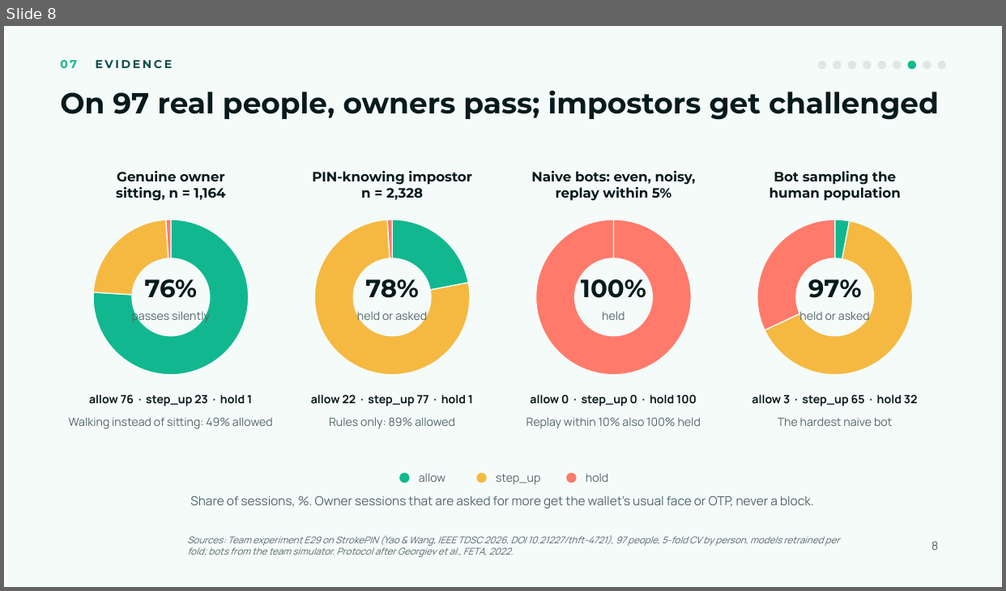
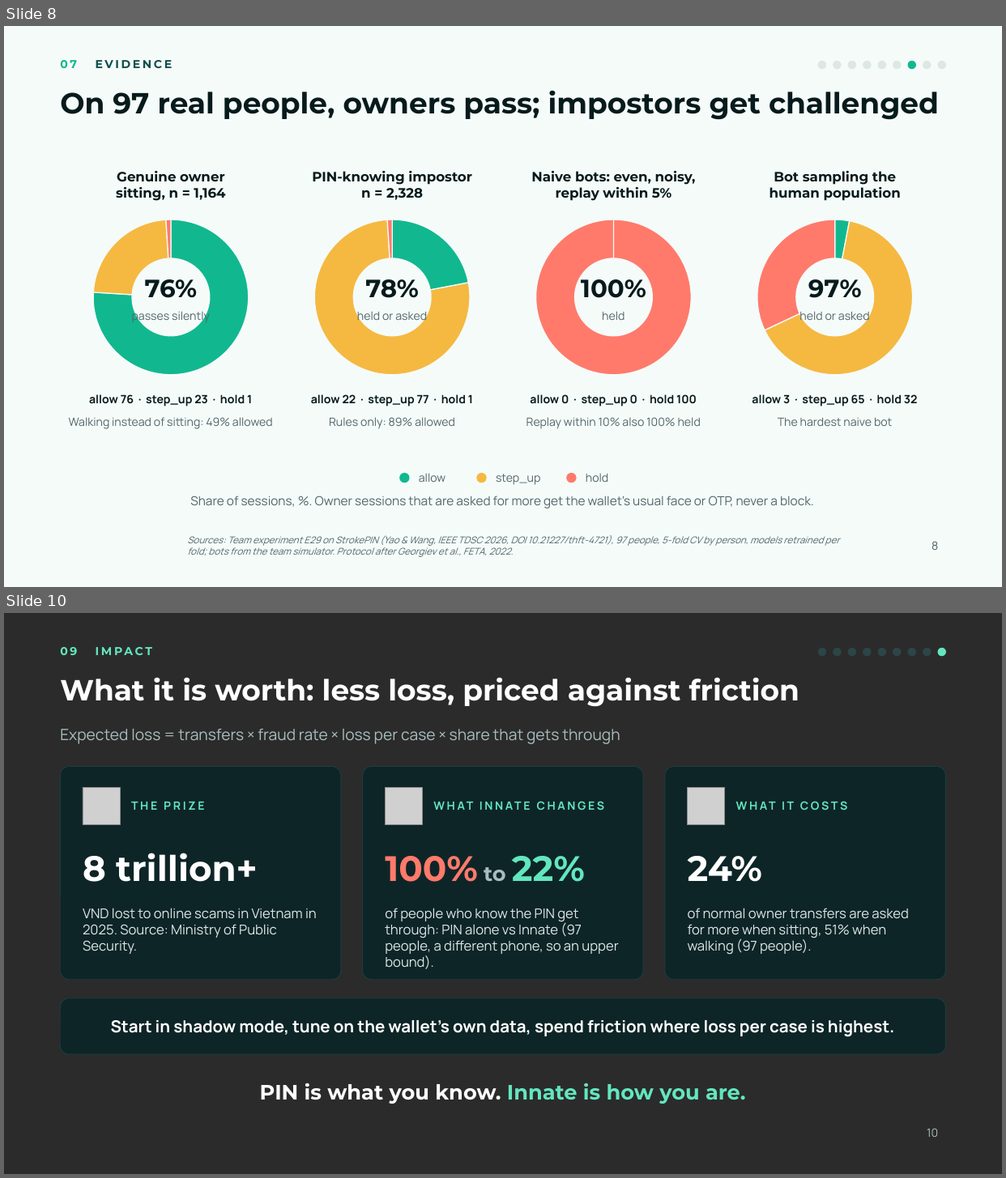
Before and after one commit to Odylytics/Innate_Odylytics, a slide deck: submission/Slide/Innate-slides.pptx. Shown one above the other, each under a label of ours: slide 8 before the commit, slides 8 and 10 after it; the slides between them are not shown. The pictures are 1006x591 and 1006x1178 pixels, drawn with LibreOffice and Linux fonts; fonts in the diff are those of the drawing; grey boxes stand for pictures; background and template pictures are left out; a plain dark background stands for a picture behind light text. Boxes give left, top, right and bottom in pixels: in the first picture for what was removed or moved away, otherwise in the second. Text is boxed around its words. In the diff, an @@ line names an element or a change of style, - is before the commit and + after.

```diff
--- a/submission/Slide/Innate-slides.pptx
+++ b/submission/Slide/Innate-slides.pptx
@@ slide 10 added at (x1=4, y1=613, x2=1002, y2=1174), background picture (left out) @@
@@ text added at (x1=60, y1=647, x2=77, y2=655), 11 pt, text #63E6BE, bold @@
+09 IMPACT
@@ ellipse added at (x1=819, y1=648, x2=826, y2=656), fill #2C4547, outline #2C4547 1 pt @@
@@ ellipse added at (x1=833, y1=648, x2=841, y2=656), fill #2C4547, outline #2C4547 1 pt @@
@@ ellipse added at (x1=849, y1=648, x2=856, y2=656), fill #2C4547, outline #2C4547 1 pt @@
@@ ellipse added at (x1=863, y1=648, x2=871, y2=656), fill #2C4547, outline #2C4547 1 pt @@
@@ ellipse added at (x1=879, y1=648, x2=886, y2=656), fill #2C4547, outline #2C4547 1 pt @@
@@ ellipse added at (x1=893, y1=648, x2=901, y2=656), fill #2C4547, outline #2C4547 1 pt @@
@@ ellipse added at (x1=908, y1=648, x2=916, y2=656), fill #2C4547, outline #2C4547 1 pt @@
@@ ellipse added at (x1=923, y1=648, x2=931, y2=656), fill #2C4547, outline #2C4547 1 pt @@
@@ ellipse added at (x1=938, y1=648, x2=946, y2=656), fill #63E6BE, outline #63E6BE 1 pt @@
@@ title added at (x1=60, y1=677, x2=799, y2=707), 28 pt, text #FFFFFF, bold @@
+What it is worth: less loss, priced against friction
@@ text added at (x1=60, y1=729, x2=620, y2=744), 15 pt, text #A9BDBD @@
+Expected loss = transfers × fraud rate × loss per case × share that gets through
@@ rounded rectangle added at (x1=60, y1=766, x2=341, y2=980), fill #0E2527, outline #1F3C3E 0.75 pt @@
@@ rounded rectangle added at (x1=363, y1=766, x2=643, y2=980), fill #0E2527, outline #1F3C3E 0.75 pt @@
@@ rounded rectangle added at (x1=665, y1=766, x2=946, y2=980), fill #0E2527, outline #1F3C3E 0.75 pt @@
@@ picture added at (x1=83, y1=787, x2=120, y2=825) @@
@@ text added at (x1=131, y1=802, x2=204, y2=810), 11 pt, text #63E6BE, bold @@
+THE PRIZE
@@ picture added at (x1=385, y1=787, x2=423, y2=825) @@
@@ text added at (x1=434, y1=787, x2=624, y2=825), 11 pt, text #63E6BE, bold @@
+WHAT INNATE CHANGES
@@ picture added at (x1=688, y1=787, x2=725, y2=825) @@
@@ text added at (x1=736, y1=787, x2=927, y2=825), 11 pt, text #63E6BE, bold @@
+WHAT IT COSTS
@@ text added at (x1=83, y1=853, x2=258, y2=882), 34 pt, text #FFFFFF, bold @@
+8 trillion+
@@ text added at (x1=385, y1=856, x2=585, y2=882), 34 pt, text #FF7A6B, bold @@
+100% to 22%
@@ text added at (x1=688, y1=856, x2=762, y2=882), 34 pt, text #FFFFFF, bold @@
+24%
@@ text added at (x1=83, y1=908, x2=317, y2=954), 13 pt, text #DCE7E6 @@
+VND lost to online scams in Vietnam in 2025. Source: Ministry of Public Security.
@@ text added at (x1=385, y1=908, x2=618, y2=969), 13 pt, text #DCE7E6 @@
+of people who know the PIN get through: PIN alone vs Innate (97 people, a different phone, so an upper bound).
@@ text added at (x1=688, y1=908, x2=909, y2=955), 13 pt, text #DCE7E6 @@
+of normal owner transfers are asked for more when sitting, 51% when walking (97 people).
@@ rounded rectangle added at (x1=60, y1=999, x2=946, y2=1054), fill #0E2527, outline #1F3C3E 0.75 pt @@
@@ text added at (x1=111, y1=1020, x2=894, y2=1037), 16 pt, text #FFFFFF, bold @@
+Start in shadow mode, tune on the wallet’s own data, spend friction where loss per case is highest.
@@ text added at (x1=260, y1=1084, x2=746, y2=1104), 20 pt, text #63E6BE, bold @@
+PIN is what you know. Innate is how you are.
@@ page number added at (x1=927, y1=1128, x2=938, y2=1137), 11 pt, text #A9BDBD @@
+10
```
Also in this commit, not shown: 1 slide changed, 1 slide removed, 9 other files.
